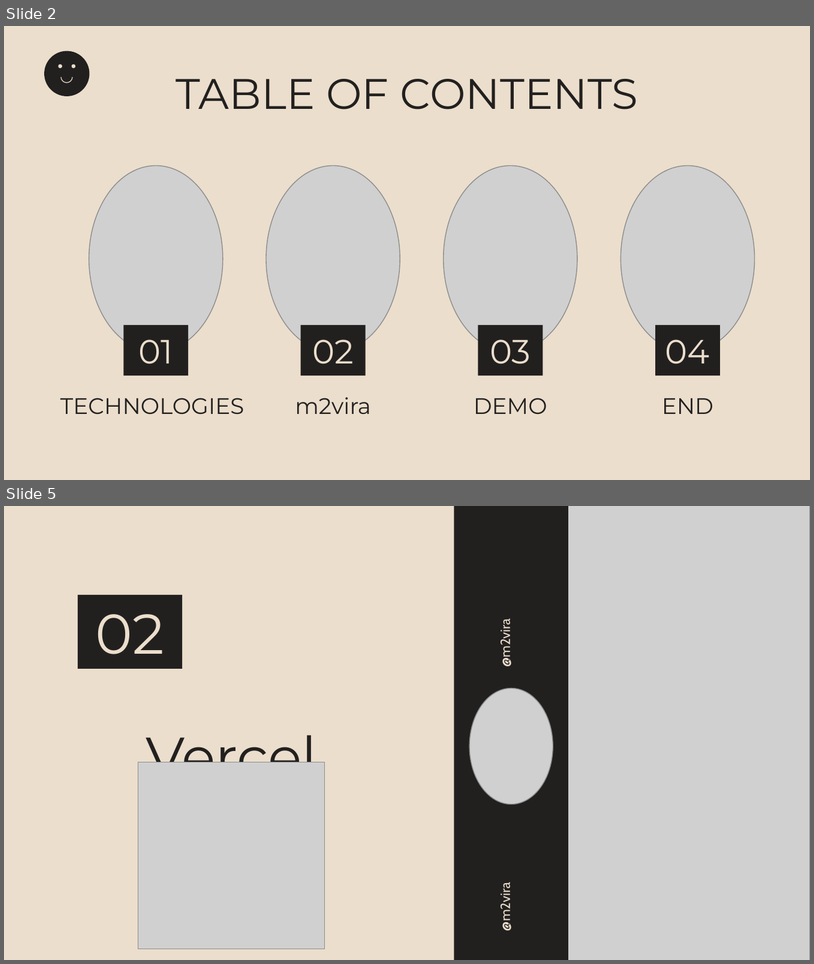
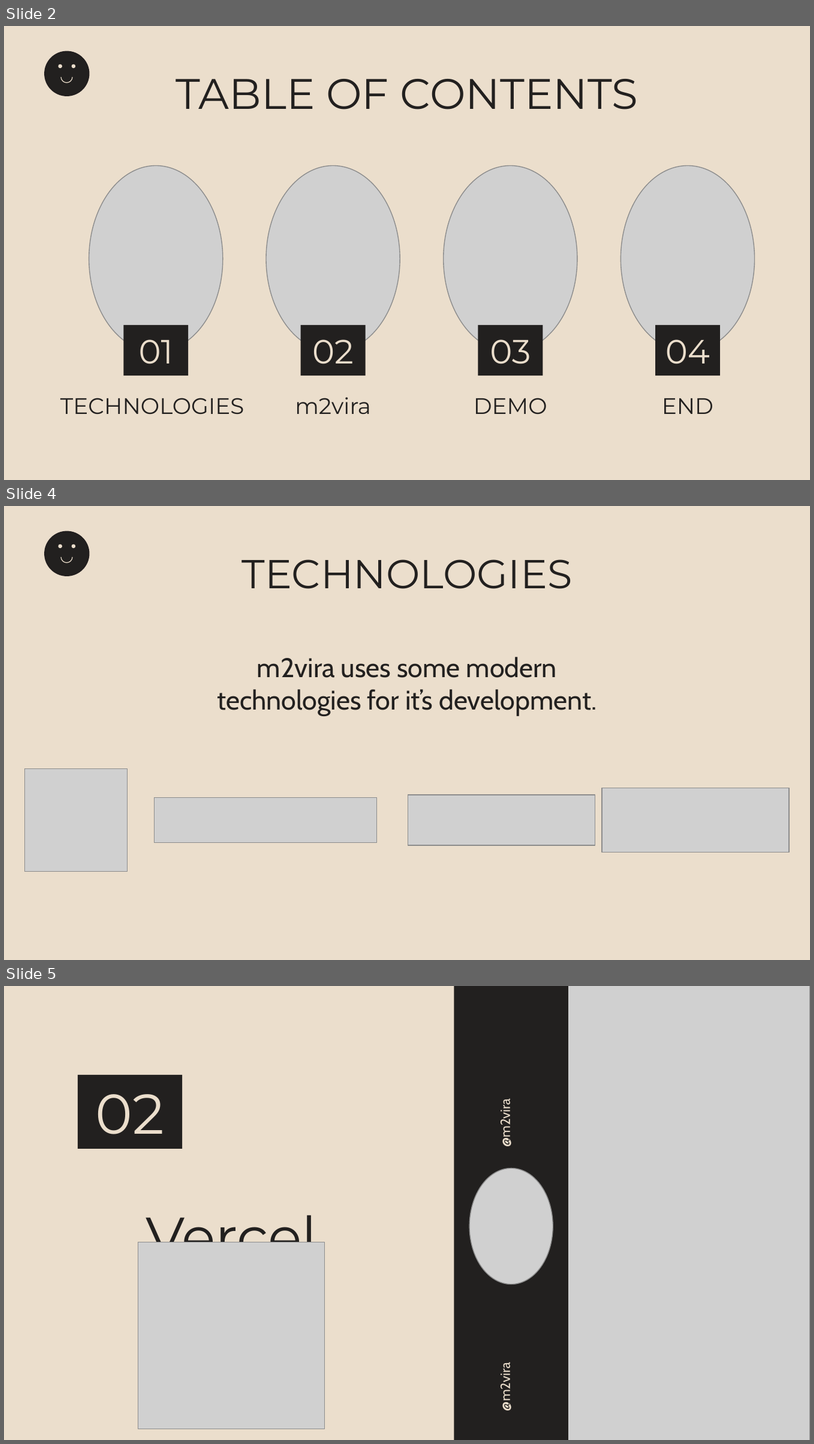
Before and after one commit to viktorgkw/m2vira, a slide deck: presentation/m2vira Presentation.pptx. Shown one above the other, each under a label of ours: slides 2 and 5 before the commit, slides 2, 4 and 5 after it; the slides between them are not shown. The pictures are 814x964 and 814x1444 pixels, drawn with LibreOffice and Linux fonts; fonts in the diff are those of the drawing; grey boxes stand for pictures. Boxes give left, top, right and bottom in pixels: in the first picture for what was removed or moved away, otherwise in the second. Text is boxed around its words. In the diff, an @@ line names an element or a change of style, - is before the commit and + after.

```diff
--- a/presentation/m2vira Presentation.pptx
+++ b/presentation/m2vira Presentation.pptx
@@ slide 4 added at (4,506,810,960), background #EBDECC @@
@@ group added at (44,531,89,576): 5 freeform shapes @@
@@ title added at (242,559,573,589), 36 pt, text #22201F @@
+TECHNOLOGIES
@@ subtitle added at (217,657,597,715), 24 pt, text #22201F @@
+m2vira uses some modern technologies for it’s development.
@@ picture added at (25,768,128,870) @@
@@ picture added at (602,787,789,852) @@
@@ picture added at (155,797,377,842) @@
@@ picture added at (408,795,595,846) @@
```
Also in this commit, not shown: 1 slide changed, 1 slide removed, 1 other file.
